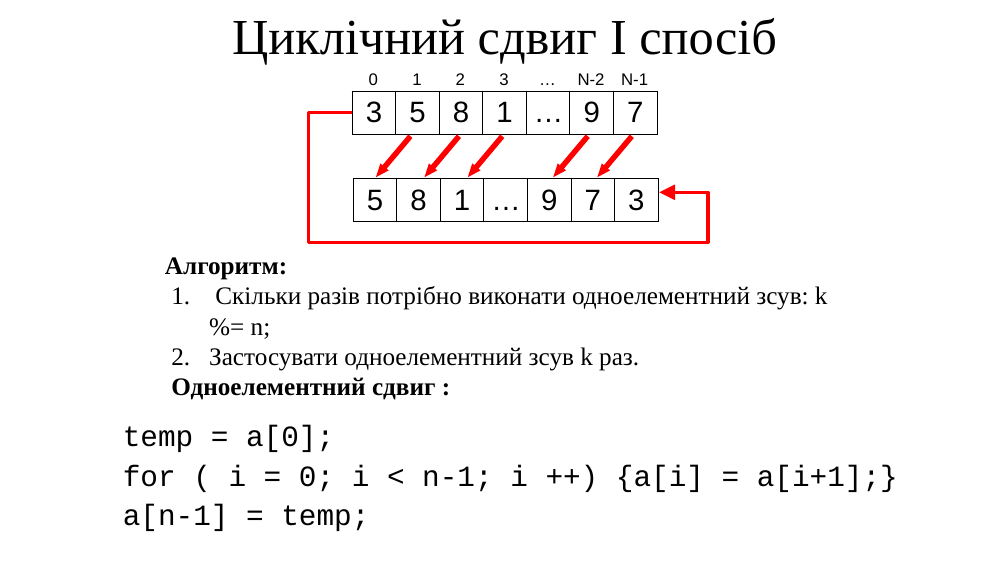
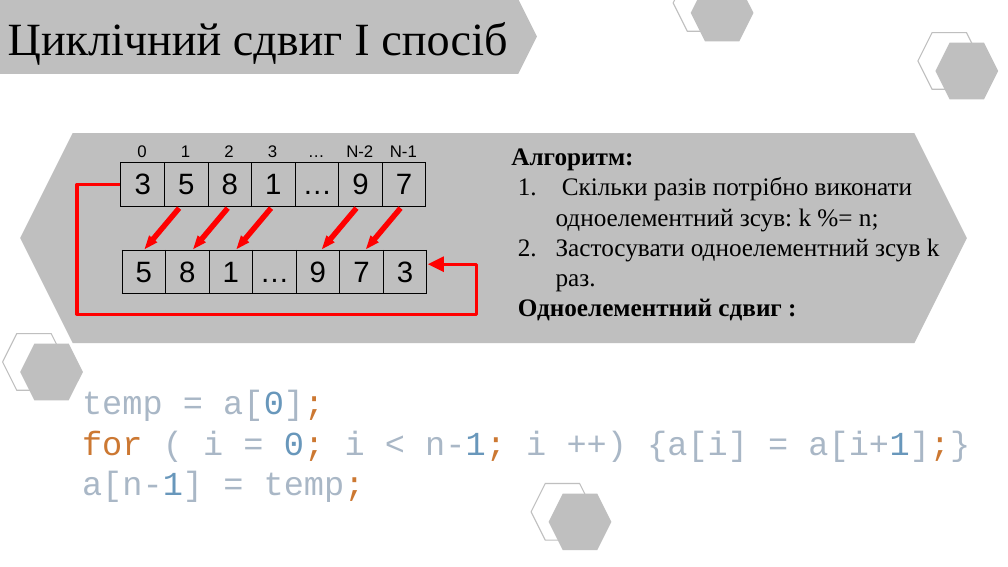
Before and after one commit to arg3ntuum/JavaCourse, a slide deck: slide 18 of Java Урок 7 Масиви.pptx. Drawn at 1008x567 pixels with LibreOffice and Linux fonts; fonts in the diff are those of the drawing. Boxes give left, top, right and bottom in pixels: in the first picture for what was removed or moved away, otherwise in the second. Text is boxed around its words. In the diff, an @@ line names an element or a change of style, - is before the commit and + after.

```diff
--- a/Java Урок 7 Масиви.pptx
+++ b/Java Урок 7 Масиви.pptx
@@ text "Циклічний сдвиг I спосіб": place and size @@
-text "Циклічний сдвиг I спосіб" at (232,18,777,64)
+text "Циклічний сдвиг I спосіб" at (8,22,507,64)
@@ text "Циклічний сдвиг I спосіб" at (8,22,507,64): size 48 to 44 pt; less space between paragraphs @@
@@ hexagon added at (0,0,538,74), fill #BFBFBF @@
@@ hexagon added at (673,0,736,31), outline #BFBFBF 1 pt @@
@@ hexagon added at (691,0,754,42), fill #BFBFBF @@
@@ hexagon added at (918,33,981,89), outline #BFBFBF 1 pt @@
@@ hexagon added at (935,42,998,99), fill #BFBFBF @@
@@ hexagon added at (20,133,967,343), fill #BFBFBF @@
@@ text "Алгоритм:" rewrapped from (165,257,828,400) to (511,148,940,321) @@
@@ 5 right arrows, 3 tables, 1 freeform shape: place and size @@
-5 right arrows, 3 tables, 1 freeform shape at (309,66,709,243)
+5 right arrows, 3 tables, 1 freeform shape at (77,138,477,315)
@@ hexagon added at (2,333,65,390), outline #BFBFBF 1 pt @@
@@ hexagon added at (20,343,83,400), fill #BFBFBF @@
@@ text "temp = a[0]; for ( ..." at (82,390,970,502): vertical alignment top to middle @@
@@ text at (82,390,970,502): text changed; size 28 to 32 pt; text colour #000000 to #A9B7C6 @@
-temp = a[0];
-for ( i = 0; i < n-1; i ++) {a[i] = a[i+1];}
-a[n-1] = temp;
+temp = a[0];
+for ( i = 0; i < n-1; i ++) {a[i] = a[i+1];}
+a[n-1] = temp;
@@ hexagon added at (532,484,594,541), outline #BFBFBF 1 pt @@
@@ hexagon added at (549,494,612,551), fill #BFBFBF @@
```
Also in this commit, not shown: 17 other slides changed, 3 slides added, 5 slides removed, 1 other file.
